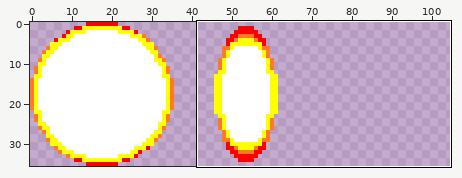
Two versions of one sprite sheet, sprites/projectiles/iris/fire/sprMegaFireBulletBounce.png. The first picture is a wide view before the edit; the outline marks the close-up.
Close-up. The starting point:
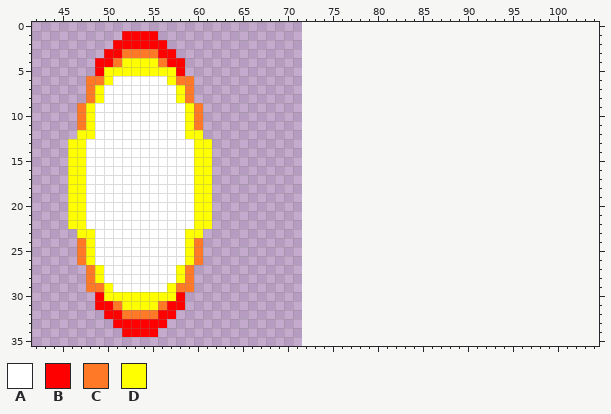
The file is 72x36 pixels. Shown: x 42..104, y 0..35. The old version is drawn lined up with the new one, on the new canvas. The wide view leaves out empty margins.
Palette (. is transparent): A #ffffff  B #ff0000  C #ff7926  D #ffff00
Pixels before, first column x 46:
 1 ......BBBB......
 2 .....BBBBBB.....
 3 ....BBCCCCBB....
 4 ...BBCDDDDCBB...
 5 ...BDDDDDDDDB...
 6 ..CCDAAAAAADCC..
 7 ..CDAAAAAAAADC..
 8 ..CDAAAAAAAADC..
 9 .CDAAAAAAAAAADC.
10 .CDAAAAAAAAAADC.
11 .CDAAAAAAAAAADC.
12 .DDAAAAAAAAAADD.
13 DDAAAAAAAAAAAADD
14 DDAAAAAAAAAAAADD
15 DDAAAAAAAAAAAADD
16 DDAAAAAAAAAAAADD
17 DDAAAAAAAAAAAADD
18 DDAAAAAAAAAAAADD
19 DDAAAAAAAAAAAADD
20 DDAAAAAAAAAAAADD
21 DDAAAAAAAAAAAADD
22 DDAAAAAAAAAAAADD
23 .DDAAAAAAAAAADD.
24 .CDAAAAAAAAAADC.
25 .CDAAAAAAAAAADC.
26 .CDAAAAAAAAAADC.
27 ..CDAAAAAAAADC..
28 ..CDAAAAAAAADC..
29 ..CCDAAAAAADCC..
30 ...BDDDDDDDDB...
31 ...BBCDDDDCBB...
32 ....BBCCCCBB....
33 .....BBBBBB.....
34 ......BBBB......
Now the later version:
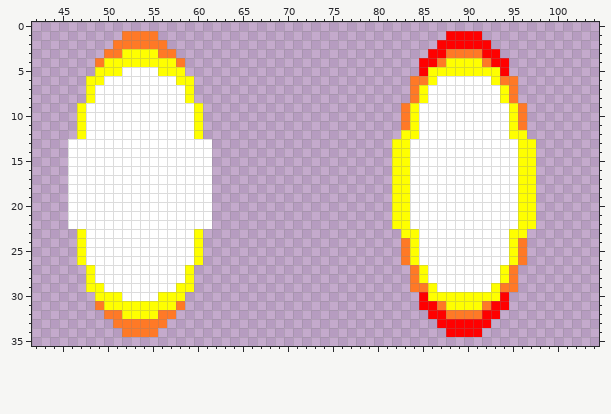
The edit:
canvas 72x36 -> 108x36
y 1: x 52..55 BBBB -> CCCC; x 88..91 .... -> BBBB
y 2: x 51..56 BBBBBB -> CCCCCC; x 87..92 ...... -> BBBBBB
y 3: x 50..57 BBCCCCBB -> CCDDDDCC; x 86..93 ........ -> BBCCCCBB
y 4: x 49..51 BBC -> CDD; x 56..58 CBB -> DDC; x 85..94 .......... -> BBCDDDDCBB
y 5: x 49 B -> D; x 52..55 DDDD -> AAAA; x 58 B -> D; x 85..94 .......... -> BDDDDDDDDB
y 6: x 48..50 CCD -> DDA; x 57..59 DCC -> ADD; x 84..95 ............ -> CCDAAAAAADCC
y 7..8: x 48..49 CD -> DA; x 58..59 DC -> AD; x 84..95 ............ -> CDAAAAAAAADC
y 9..11: x 47..48 CD -> DA; x 59..60 DC -> AD; x 83..96 .............. -> CDAAAAAAAAAADC
y 12: x 48 D -> A; x 59 D -> A; x 83..96 .............. -> DDAAAAAAAAAADD
y 13..22: x 46..47 DD -> AA; x 60..61 DD -> AA; x 82..97 ................ -> DDAAAAAAAAAAAADD
y 23: x 48 D -> A; x 59 D -> A; x 83..96 .............. -> DDAAAAAAAAAADD
y 24..26: x 47..48 CD -> DA; x 59..60 DC -> AD; x 83..96 .............. -> CDAAAAAAAAAADC
y 27..28: x 48..49 CD -> DA; x 58..59 DC -> AD; x 84..95 ............ -> CDAAAAAAAADC
y 29: x 48..50 CCD -> DDA; x 57..59 DCC -> ADD; x 84..95 ............ -> CCDAAAAAADCC
y 30: x 49 B -> D; x 52..55 DDDD -> AAAA; x 58 B -> D; x 85..94 .......... -> BDDDDDDDDB
y 31: x 49..51 BBC -> CDD; x 56..58 CBB -> DDC; x 85..94 .......... -> BBCDDDDCBB
y 32: x 50..57 BBCCCCBB -> CCDDDDCC; x 86..93 ........ -> BBCCCCBB
y 33: x 51..56 BBBBBB -> CCCCCC; x 87..92 ...... -> BBBBBB
y 34: x 52..55 BBBB -> CCCC; x 88..91 .... -> BBBB
